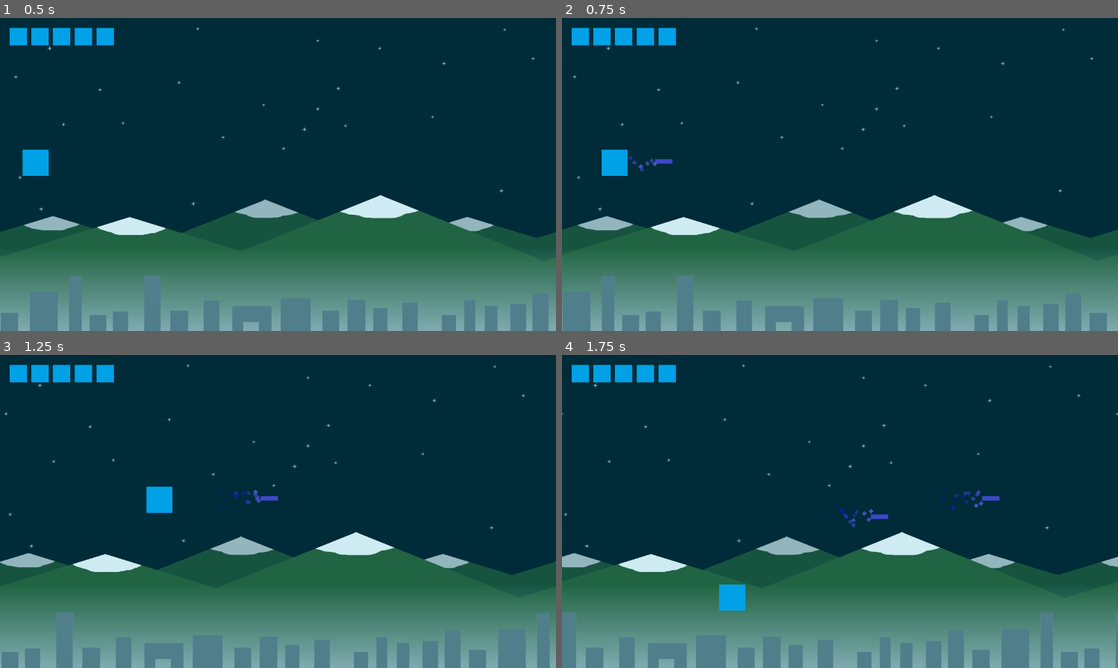
Above: before the commit, frames 1-4 (two rows, left to right).
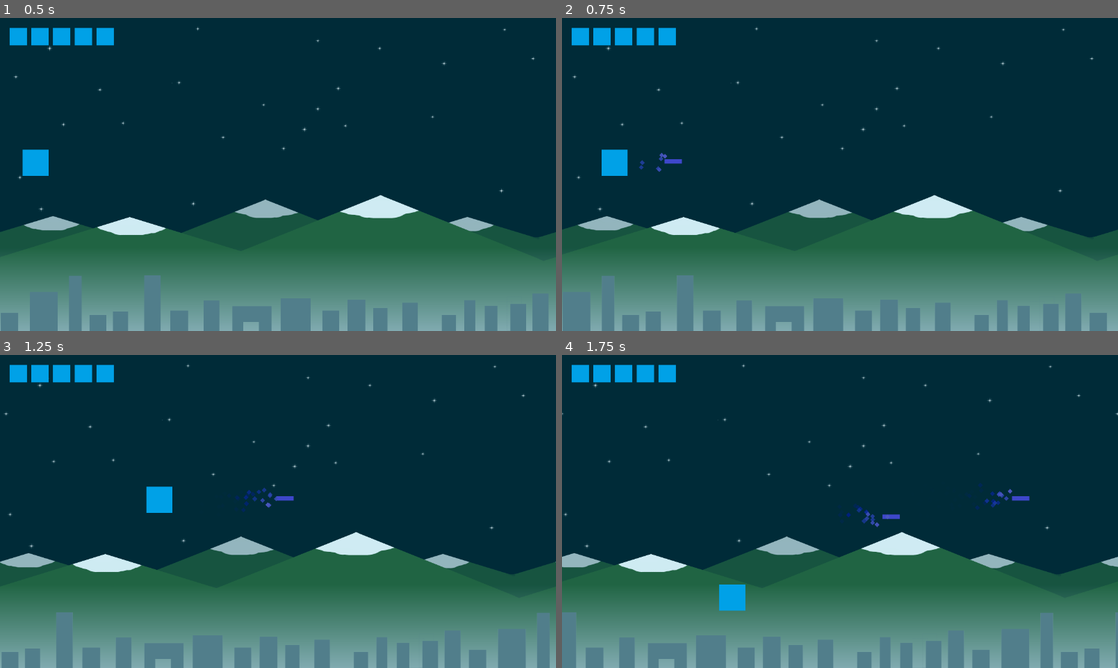
Above: after the commit, the same moments.

Repository: Gaetz/gd-Schmup
Game: Godot game, scene res://Main.tscn
Two runs of this game, one before a commit and one after it. Both use one fixed random seed, a clock stepped at 60 frames per second and the inputs below.
Inputs:
- Up to frame 1 (0.5 s): no input
- Up to frame 2 (0.75 s): hold Right (ui_right) from 0.53 s (still down); tap Space (fire) at 0.6 s
- Up to frame 3 (1.25 s): keep holding Right (ui_right)
- Up to frame 4 (1.75 s): release Right (ui_right) at 1.28 s; hold Down (ui_down) from 1.28 s (still down); tap Space (fire) at 1.35 s

Frame 1 is identical in both runs. In frame 2, 0.1% of the frame differs, in the area x 11-22%, y 43-50%; in frame 3, 0.2%; in frame 4, 0.5%, in the area x 49-85%, y 40-56%.

Commit message:
Collisions with area

Diff:
--- a/LD.gd
+++ b/LD.gd
@@ -9,16 +9,16 @@
 
 
 func _ready():
-	# Load, instanciate and store each wave
+	""" Load, instanciate and store each wave """
 	for wave in waves:
 		var path = "res://"+wave["path"]
 		var scene = load(path)
 		wave["scene"] = scene.instance()
 
 func _process(delta):
-	# Trigger each wave with the proper timing
+	""" Trigger each wave with the proper timing """
 	counter += delta
 	for wave in waves:
 		if counter >= wave["timing"] and (not triggered_waves.has(wave["id"])):
 			triggered_waves.append(wave["id"])
-			add_child(wave["scene"])
+			get_node("/root/Main").add_child(wave["scene"])
--- a/Main.tscn
+++ b/Main.tscn
@@ -5,7 +5,7 @@
 [ext_resource path="res://objects/Background.tscn" type="PackedScene" id=3]
 [ext_resource path="res://objects/UI.tscn" type="PackedScene" id=4]
 
-[node name="Main" type="Node2D"]
+[node name="Main" type="Node2D" index="0"]
 
 position = Vector2( 1.87891, 2.75482 )
 script = ExtResource( 1 )
@@ -14,6 +14,7 @@
 [node name="Player" parent="." index="0" instance=ExtResource( 2 )]
 
 scale = Vector2( 0.75, 0.75 )
+cooldown = 0.2
 
 [node name="ParallaxBackground" parent="." index="1" instance=ExtResource( 3 )]
 
--- a/objects/Bullet.tscn
+++ b/objects/Bullet.tscn
@@ -4,10 +4,10 @@
 [ext_resource path="res://sprites/bullet_player.png" type="Texture" id=2]
 [ext_resource path="res://sprites/particle.png" type="Texture" id=3]
 
-[sub_resource type="RectangleShape2D" id=1]
+[sub_resource type="RectangleShape2D" id=5]
 
 custom_solver_bias = 0.0
-extents = Vector2( 32.526, 10 )
+extents = Vector2( 19.7905, 5.11638 )
 
 [sub_resource type="Gradient" id=2]
 
@@ -60,40 +60,30 @@
 anim_loop = false
 _sections_unfolded = [ "Color", "Initial Velocity" ]
 
-[node name="Bullet" type="RigidBody2D"]
+[node name="Area2D" type="Area2D" index="0"]
 
-input_pickable = false
-collision_layer = 1
+input_pickable = true
+gravity_vec = Vector2( 0, 1 )
+gravity = 98.0
+linear_damp = 0.1
+angular_damp = 1.0
 collision_mask = 0
-mode = 0
-mass = 1.0
-friction = 1.0
-bounce = 0.0
-gravity_scale = 0.0
-custom_integrator = false
-continuous_cd = 0
-contacts_reported = 0
-contact_monitor = false
-sleeping = false
-can_sleep = true
-linear_velocity = Vector2( 0, 0 )
-linear_damp = -1.0
-angular_velocity = 0.0
-angular_damp = -1.0
+audio_bus_override = false
+audio_bus_name = "Master"
 script = ExtResource( 1 )
-_sections_unfolded = [ "Collision", "Linear", "Transform" ]
+_sections_unfolded = [ "Collision", "Transform" ]
 speed = 800
 special_bullet = false
 
 [node name="CollisionShape2D" type="CollisionShape2D" parent="." index="0"]
 
-position = Vector2( 25, 0 )
-shape = SubResource( 1 )
+position = Vector2( 15, 0 )
+shape = SubResource( 5 )
 _sections_unfolded = [ "Transform" ]
 
 [node name="Sprite" type="Sprite" parent="." index="1"]
 
-position = Vector2( 20, 0 )
+position = Vector2( 15, 0 )
 scale = Vector2( 2, 0.5 )
 texture = ExtResource( 2 )
 _sections_unfolded = [ "Transform" ]
@@ -121,4 +111,3 @@
 normal_map = null
 h_frames = 1
 v_frames = 1
-_sections_unfolded = [ "Process Material", "Textures", "Transform" ]
--- a/objects/Enemy.tscn
+++ b/objects/Enemy.tscn
@@ -8,7 +8,7 @@
 custom_solver_bias = 0.0
 extents = Vector2( 40.0954, 40.0656 )
 
-[node name="Enemy" type="Area2D" index="0"]
+[node name="Enemy" type="Area2D"]
 
 input_pickable = true
 gravity_vec = Vector2( 0, 1 )
@@ -16,6 +16,7 @@
 linear_damp = 0.1
 angular_damp = 1.0
 collision_layer = 2
+collision_mask = 9
 audio_bus_override = false
 audio_bus_name = "Master"
 script = ExtResource( 1 )
@@ -28,38 +29,12 @@
 transition_speed = 400.0
 main_speed = Vector2( 0, 0 )
 
-[node name="RigidBody2D" type="RigidBody2D" parent="." index="0"]
+[node name="Sprite" type="Sprite" parent="." index="0"]
 
-input_pickable = false
-collision_layer = 2
-collision_mask = 0
-mode = 0
-mass = 1.0
-friction = 1.0
-bounce = 0.0
-gravity_scale = 0.0
-custom_integrator = false
-continuous_cd = 0
-contacts_reported = 0
-contact_monitor = false
-sleeping = false
-can_sleep = true
-linear_velocity = Vector2( 0, 0 )
-linear_damp = -1.0
-angular_velocity = 0.0
-angular_damp = -1.0
-_sections_unfolded = [ "Collision" ]
+texture = ExtResource( 2 )
 
-[node name="CollisionShape2D" type="CollisionShape2D" parent="RigidBody2D" index="0"]
+[node name="CollisionShape2D" type="CollisionShape2D" parent="." index="1"]
 
 shape = SubResource( 1 )
 
-[node name="Sprite" type="Sprite" parent="." index="1"]
-
-texture = ExtResource( 2 )
-
-[node name="CollisionShape2D2" type="CollisionShape2D" parent="." index="2"]
-
-shape = SubResource( 1 )
-
-[connection signal="body_entered" from="." to="." method="_on_Enemy_body_entered"]
+[connection signal="area_entered" from="." to="." method="_on_Enemy_area_entered"]
--- a/objects/Player.tscn
+++ b/objects/Player.tscn
@@ -9,14 +9,14 @@
 custom_solver_bias = 0.0
 extents = Vector2( 36.1773, 34.626 )
 
-[node name="Player" type="Area2D"]
+[node name="Player" type="Area2D" index="0"]
 
 input_pickable = true
 gravity_vec = Vector2( 0, 1 )
 gravity = 98.0
 linear_damp = 0.1
 angular_damp = 1.0
-collision_layer = 7
+collision_layer = 8
 collision_mask = 6
 audio_bus_override = false
 audio_bus_name = "Master"
@@ -27,7 +27,7 @@
 deceleration_factor = 0.85
 lives = 1
 damage = 1
-cooldown = 0.25
+cooldown = 0.2
 Bullet = ExtResource( 2 )
 
 [node name="Sprite" type="Sprite" parent="." index="0"]
@@ -38,4 +38,4 @@
 
 shape = SubResource( 1 )
 
-[connection signal="body_entered" from="." to="." method="_on_Player_body_entered"]
+[connection signal="area_entered" from="." to="." method="_on_Player_area_entered"]
--- a/scripts/Bullet.gd
+++ b/scripts/Bullet.gd
@@ -1,4 +1,4 @@
-extends RigidBody2D
+extends Area2D
 
 export (int) var speed = 800
 export (bool) var special_bullet = false
@@ -10,10 +10,9 @@
 
 func _ready():
 	screen_size = get_viewport_rect().size
-	linear_velocity = direction.normalized() * speed
+	velocity = direction.normalized() * speed
 
 func _process(delta):
-
 	position = position + velocity * delta
 	if out_of_screen():
 		queue_free()
--- a/scripts/Enemy.gd
+++ b/scripts/Enemy.gd
@@ -121,11 +121,12 @@
 	)
 
 # Damages
-func _on_Enemy_body_entered(body):
-	if body in get_tree().get_nodes_in_group("player bullet"):
-		damage(body)
 
 func damage(bullet):
 	lives -= bullet.damage()
 	if lives <= 0:
 		queue_free()
+
+func _on_Enemy_area_entered(area):
+	if area in get_tree().get_nodes_in_group("player bullet"):
+		damage(area)
--- a/scripts/Player.gd
+++ b/scripts/Player.gd
@@ -7,7 +7,7 @@
 export (float) var deceleration_factor = 0.85
 export (int) var lives = 1
 export (int) var damage = 1
-export (float) var cooldown = 0.25
+export (float) var cooldown = 0.2
 export (PackedScene) var Bullet
 
 var speed = 0
@@ -70,7 +70,7 @@
 	bullet.add_to_group("player bullet")
 	get_tree().root.add_child(bullet)
 
-func _on_Player_body_entered(body):
+func _on_Player_area_entered(area):
 	lives = lives - 1
 	if lives <= 0:
 		hide()
